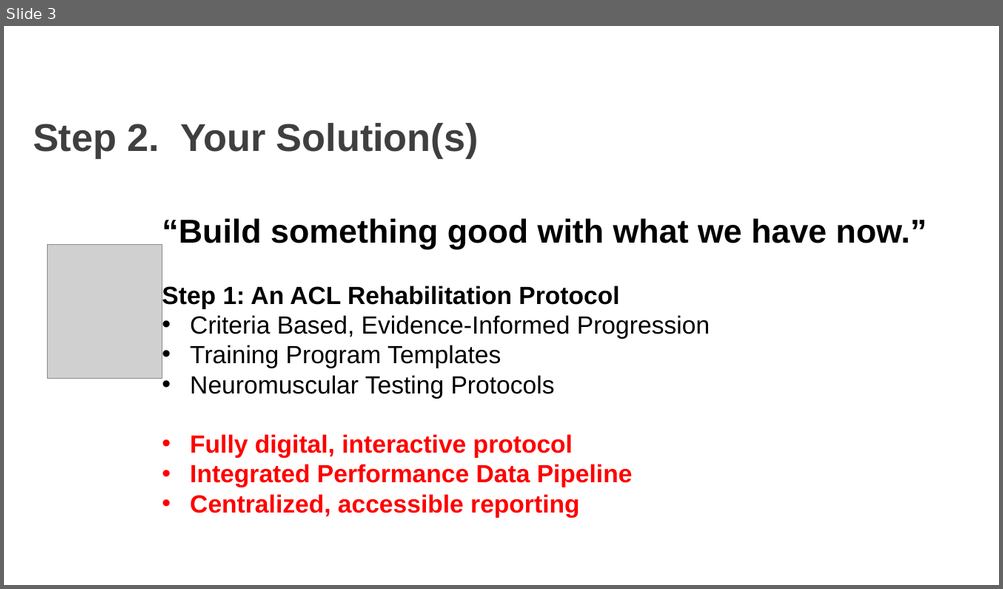
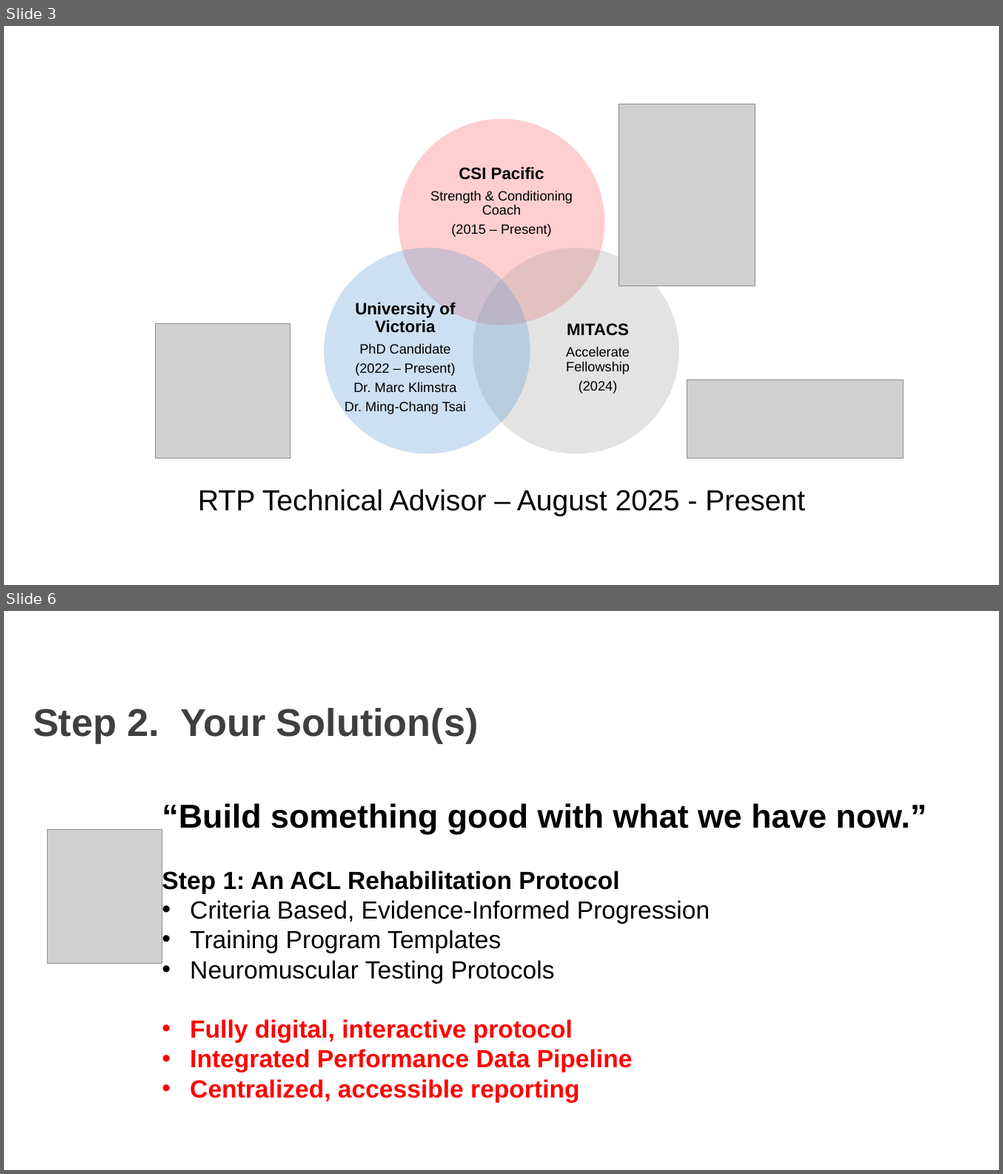
Before and after one commit to AKates717/CSI-Pacific-RTP, a slide deck: RTP Resources/RTP_L&L_2026.pptx. Shown one above the other, each under a label of ours: slide 3 before the commit, slides 3 and 6 after it; the slides between them are not shown. The pictures are 1003x589 and 1003x1174 pixels, drawn with LibreOffice and Linux fonts; fonts in the diff are those of the drawing; grey boxes stand for pictures; background and template pictures are left out. Boxes give left, top, right and bottom in pixels: in the first picture for what was removed or moved away, otherwise in the second. Text is boxed around its words. In the diff, an @@ line names an element or a change of style, - is before the commit and + after.

```diff
--- a/RTP Resources/RTP_L&L_2026.pptx
+++ b/RTP Resources/RTP_L&L_2026.pptx
@@ slide 3 added at (x1=4, y1=26, x2=999, y2=585), background picture (left out) @@
@@ picture added at (x1=618, y1=104, x2=755, y2=286) @@
@@ group added at (x1=324, y1=119, x2=679, y2=454): 3 ellipses, 3 texts @@
+CSI Pacific
+Strength & Conditioning Coach
+(2015 – Present)
+MITACS
+Accelerate Fellowship
+(2024)
+University of Victoria
+PhD Candidate
+(2022 – Present)
+Dr. Marc Klimstra
+Dr. Ming-Chang Tsai
@@ picture added at (x1=156, y1=323, x2=290, y2=459) @@
@@ picture added at (x1=687, y1=380, x2=903, y2=459) @@
@@ text added at (x1=198, y1=489, x2=805, y2=517), 28 pt, text #000000 @@
+RTP Technical Advisor – August 2025 - Present
@@ what was slide 3 is now slide 6 @@
```
Also in this commit, not shown: 7 slides changed, 2 other slides added, 16 other files.
